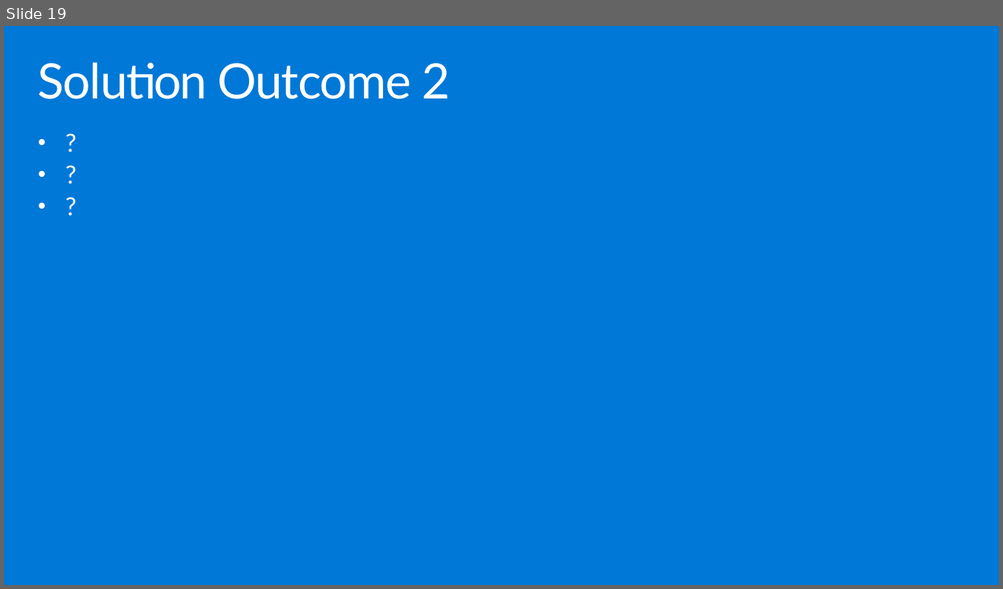
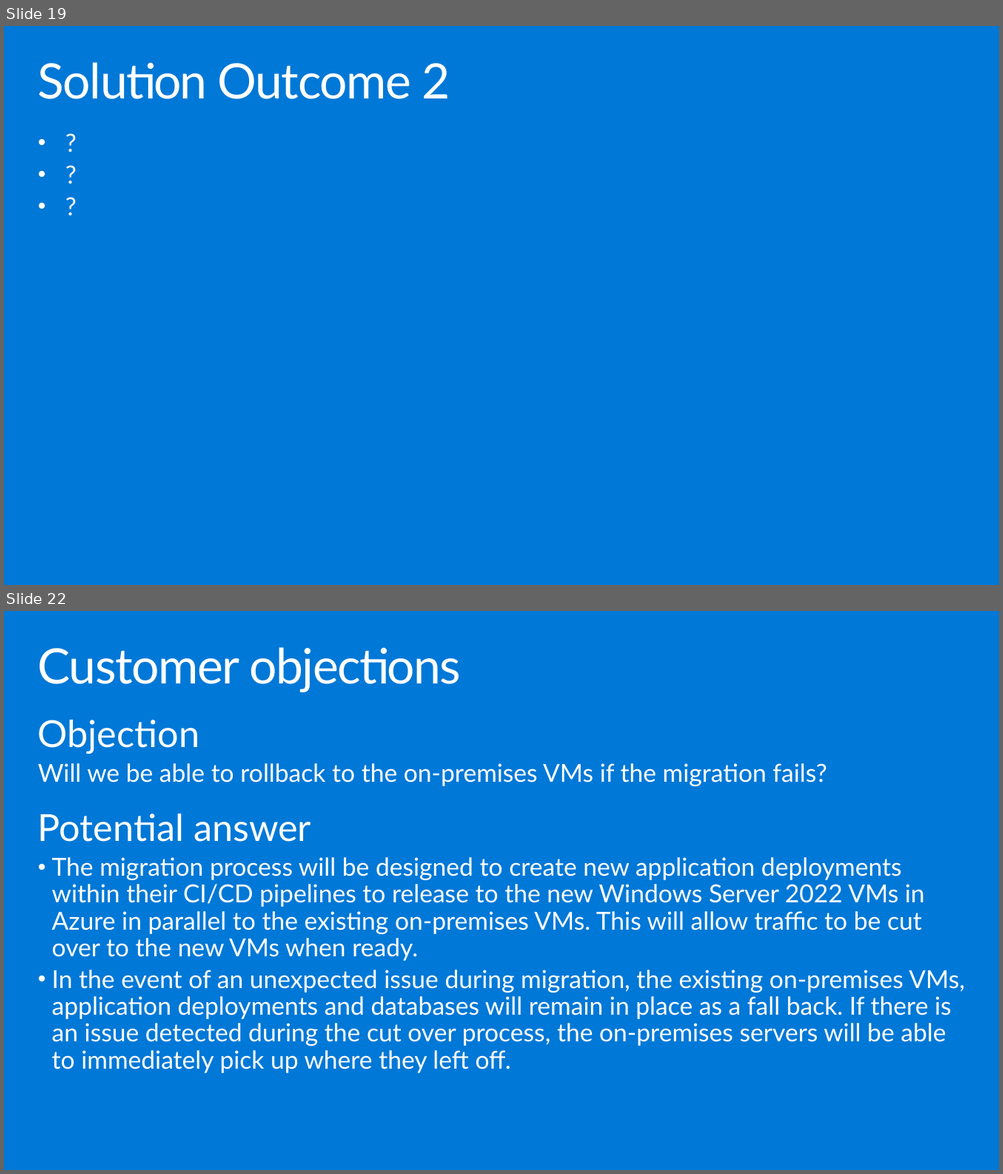
Before and after one commit to solliancenet/-Building-the-business-migration-case-with-Windows-Server-and-SQL-Server, a slide deck: Whiteboard design session/WDS trainer presentation - Building the business migration case with Windows Server and SQL Server.pptx. Shown one above the other, each under a label of ours: slide 19 before the commit, slides 19 and 22 after it; the slides between them are not shown. The pictures are 1003x589 and 1003x1174 pixels, drawn with LibreOffice and Linux fonts; fonts in the diff are those of the drawing. Boxes give left, top, right and bottom in pixels: in the first picture for what was removed or moved away, otherwise in the second. Text is boxed around its words. In the diff, an @@ line names an element or a change of style, - is before the commit and + after.

```diff
--- a/Whiteboard design session/WDS trainer presentation - Building the business migration case with Windows Server and SQL Server.pptx
+++ b/Whiteboard design session/WDS trainer presentation - Building the business migration case with Windows Server and SQL Server.pptx
@@ slide 22 added at [4,611,999,1170], background #0078D7 @@
@@ title added at [38,647,461,692], 47 pt, text #FFFFFF @@
+Customer objections
@@ text added at [38,720,965,1073], 24 pt, text #FFFFFF @@
+Objection
+Will we be able to rollback to the on-premises VMs if the migration fails?
+Potential answer
+• The migration process will be designed to create new application deployments within their CI/CD pipelines to release to the new Windows Server 2022 VMs in Azure in parallel to the existing on-premises VMs. This will allow traffic to be cut over to the new VMs when ready.
+• In the event of an unexpected issue during migration, the existing on-premises VMs, application deployments and databases will remain in place as a fall back. If there is an issue detected during the cut over process, the on-premises servers will be able to immediately pick up where they left off.
```
Also in this commit, not shown: 2 slides changed, 3 other slides added, 1 other file.
